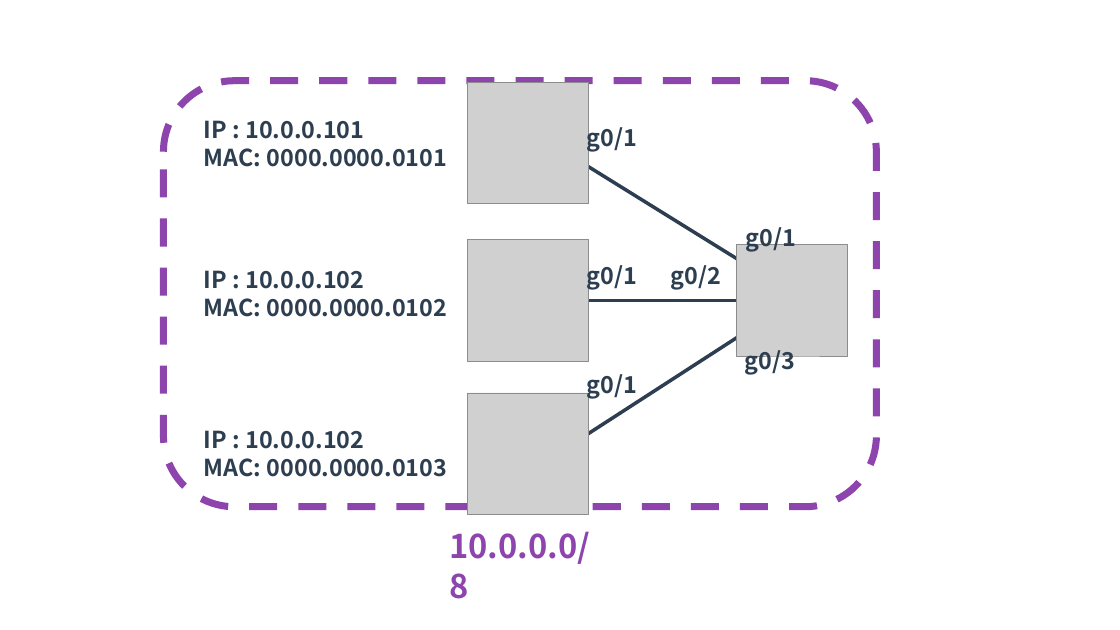
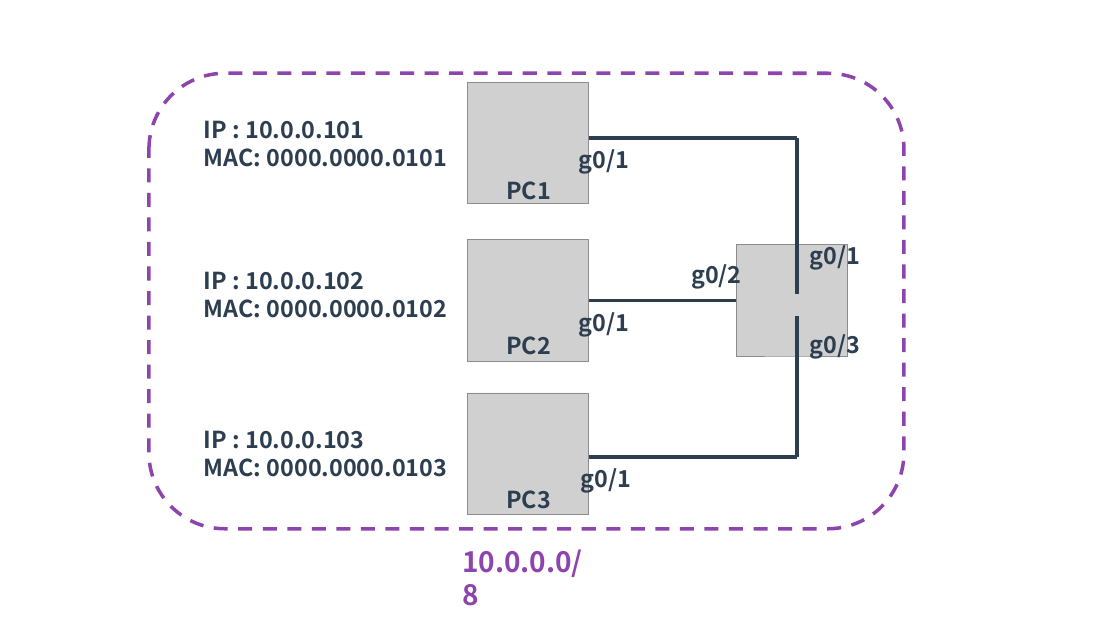
Before and after one commit to yuichi110/www.yuichi.com-network, a slide deck: slide 4 of slides/0025.pptx. Drawn at 1120x630 pixels with LibreOffice and Linux fonts; fonts in the diff are those of the drawing; grey boxes stand for pictures. Boxes give left, top, right and bottom in pixels: in the first picture for what was removed or moved away, otherwise in the second. Text is boxed around its words. In the diff, an @@ line names an element or a change of style, - is before the commit and + after.

```diff
--- a/slides/0025.pptx
+++ b/slides/0025.pptx
@@ rounded rectangle: place and size @@
-rounded rectangle at (164, 81, 877, 507)
+rounded rectangle at (149, 73, 904, 528)
@@ rounded rectangle at (149, 73, 904, 528): outline #8E44AD 6 pt dashed to #8E44AD 3 pt dashed @@
@@ line moved from (542, 138) - (792, 293) to (542, 138) - (797, 138) @@
@@ text "g0/1": place and size @@
-text "g0/1" at (586, 123, 637, 153)
+text "g0/1" at (579, 145, 630, 175)
@@ line added from (797, 294) to (797, 138), #2C3E50 3 pt @@
@@ text added at (506, 181, 551, 205), 20 pt, text #2C3E50, bold @@
+PC1
@@ text "g0/1": place and size @@
-text "g0/1" at (745, 223, 796, 252)
+text "g0/1" at (810, 241, 861, 271)
@@ text "g0/2" rewrapped from (670, 265, 721, 290) to (691, 260, 742, 290) @@
@@ text "g0/1": place and size @@
-text "g0/1" at (586, 260, 637, 290)
+text "g0/1" at (579, 307, 630, 337)
@@ line added from (797, 316) to (797, 457), #2C3E50 3 pt @@
@@ text "g0/3" rewrapped from (745, 350, 796, 375) to (810, 329, 861, 359) @@
@@ text added at (506, 336, 551, 355), 20 pt, text #2C3E50, bold @@
+PC2
@@ text at (204, 430, 364, 449): text changed @@
-IP : 10.0.0.102
+IP : 10.0.0.103
@@ line moved from (552, 457) - (776, 313) to (552, 457) - (797, 457) @@
@@ text "g0/1" rewrapped from (587, 374, 638, 400) to (580, 463, 631, 493) @@
@@ text added at (506, 490, 551, 515), 20 pt, text #2C3E50, bold @@
+PC3
@@ text "10.0.0.0/8": place and size @@
-text "10.0.0.0/8" at (449, 531, 590, 599)
+text "10.0.0.0/8" at (462, 549, 583, 606)
@@ text "10.0.0.0/8" at (462, 549, 583, 606): size 28 to 24 pt @@
```
Also in this commit, not shown: 3 other slides changed, 1 slide added, 1 other file.
